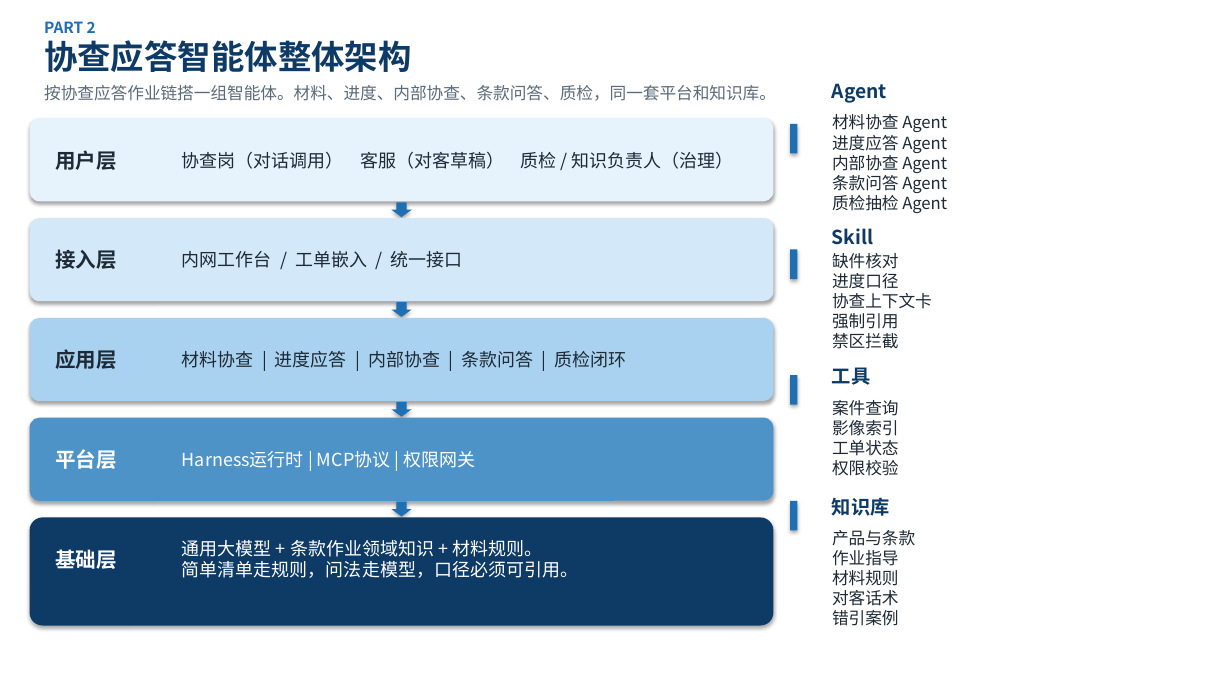
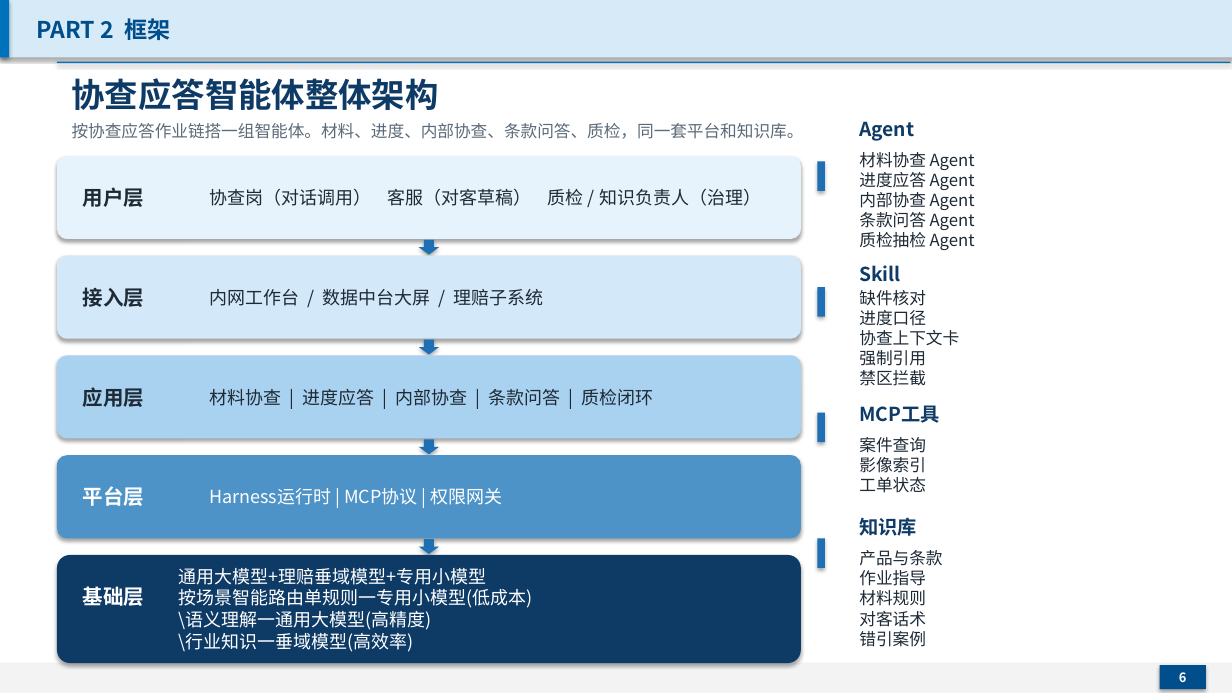
Before and after one commit to Haoooaa/planning-sourcing-system, a slide deck: slide 6 of claims-assist/deck.pptx (slide 17 before the commit). Drawn at 1232x693 pixels with LibreOffice and Linux fonts; fonts in the diff are those of the drawing. Boxes give left, top, right and bottom in pixels: in the first picture for what was removed or moved away, otherwise in the second. Text is boxed around its words. In the diff, an @@ line names an element or a change of style, - is before the commit and + after.

```diff
--- a/claims-assist/deck.pptx
+++ b/claims-assist/deck.pptx
@@ rectangle added at (0,0,1232,693), fill #FFFFFF @@
@@ rectangle added at (0,0,1232,57), fill #D6EBF7 @@
@@ rectangle added at (0,0,9,57), fill #0072BC @@
@@ text "PART 2 框架" at (37,18,171,40): vertical alignment middle to top @@
@@ text at (37,18,171,40): text changed; size 12 to 18 pt; text colour #1F6FB5 to #004E8C @@
-PART 2
+PART 2 框架
@@ rectangle added at (57,62,1231,63), fill #0072BC @@
@@ text at (209,289,544,306): text changed @@
-内网工作台 / 工单嵌入 / 统一接口
+内网工作台 / 数据中台大屏 / 理赔子系统
@@ rectangle: place and size @@
-rectangle at (790,250,798,279)
+rectangle at (818,287,825,317)
@@ text removed at (832,367,870,385) @@
-工具
@@ text added at (859,405,939,423), 15 pt, text #0E3A66, bold @@
+MCP工具
@@ text "案件查询": place and size @@
-text "案件查询" at (832,400,899,476)
+text "案件查询" at (859,437,926,493)
@@ 4 down arrows, 4 rounded rectangles, 2 texts: place and size @@
-4 down arrows, 4 rounded rectangles, 2 texts at (30,118,932,517)
+4 down arrows, 4 rounded rectangles, 2 texts at (57,156,959,555)
@@ text at (832,460,899,476): paragraph removed @@
-权限校验
@@ 10 texts, 3 rectangles: place and size @@
-10 texts, 3 rectangles at (44,40,798,572)
+10 texts, 3 rectangles at (72,78,825,610)
@@ text "知识库": place and size @@
-text "知识库" at (832,497,890,516)
+text "知识库" at (859,517,917,536)
@@ 2 texts, 1 rounded rectangle: place and size @@
-2 texts, 1 rounded rectangle at (30,83,947,626)
+2 texts, 1 rounded rectangle at (57,121,975,664)
@@ text added at (178,568,533,652), 14 pt, text #FFFFFF @@
+通用大模型+理赔垂域模型+专用小模型
+按场景智能路由单规则一专用小模型(低成本)
+\语义理解一通用大模型(高精度)
+\行业知识一垂域模型(高效率)
@@ text removed at (182,540,578,578) @@
-通用大模型 + 条款作业领域知识 + 材料规则。
-简单清单走规则，问法走模型，口径必须可引用。
@@ text "产品与条款": place and size @@
-text "产品与条款" at (832,530,915,626)
+text "产品与条款" at (859,550,942,647)
@@ rectangle added at (0,664,1232,693), fill #F3F3F3 @@
@@ rectangle added at (1160,665,1206,689), fill #004E8C @@
@@ text added at (1179,672,1187,682), 10 pt, text #FFFFFF, bold @@
+6
```
Also in this commit, not shown: 11 other slides changed, 3 slides added, 5 slides removed, 1 other file.
